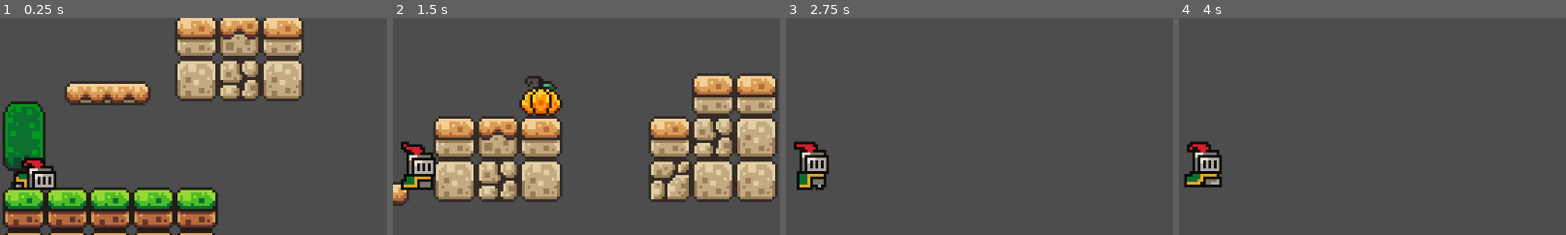
Above: before the commit, frames 1-4 (left to right).
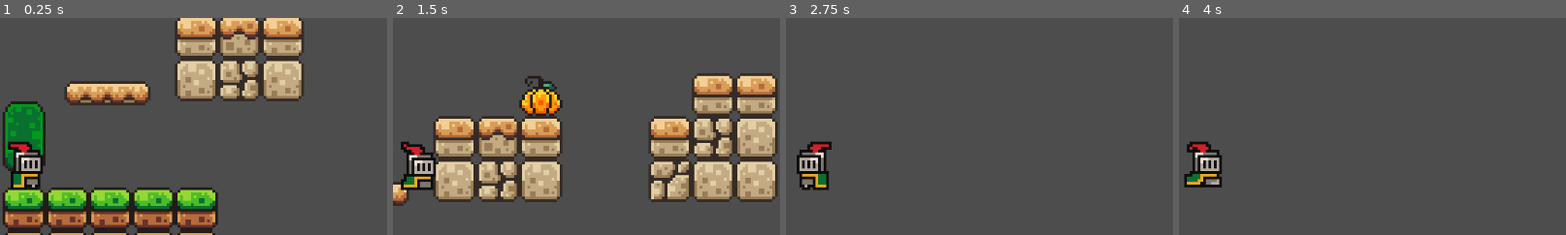
Above: after the commit, the same moments.

Repository: dali-333/platformertutorial
Game: Godot game, scene res://levels/level_1.tscn
Two runs of this game, one before a commit and one after it. Both use one fixed random seed, a clock stepped at 60 frames per second and the inputs below.
Inputs:
- Up to frame 1 (0.25 s): no input
- Up to frame 2 (1.5 s): tap Enter (ui_accept) at 0.5, 0.77 s; hold Right (ui_right) from 0.53 s (still down)
- Up to frame 3 (2.75 s): tap Enter (ui_accept) at 1.52 s; release Right (ui_right) at 2.03 s; hold Left (ui_left) from 2.03 s (still down)
- Up to frame 4 (4 s): release Left (ui_left) at 2.78 s; hold Right (ui_right) from 2.78 s (still down); tap Enter (ui_accept) at 3.02, 3.77 s
The pictures show only the part of the screen within x 20-70%, y 18-68%; the shares and areas given below are measured in that part.

The runs differ from the first frame. In frame 1, 1.7% of the frame differs, in the area x 2-15%, y 56-80%; in frame 2, nothing differs; in frame 3, 1.4%; in frame 4, nothing differs.

Commit message:
Update player.gd

Diff:
--- a/player/player.gd
+++ b/player/player.gd
@@ -23,10 +23,13 @@
 	if direction:
 		velocity.x = direction * SPEED
 		if (direction < 0):
-			animation.flip_h
+			animation.set_flip_h(true)
+		else:
+			animation.set_flip_h(false)
 		animation.play("running")
 
 	else:
 		velocity.x = move_toward(velocity.x, 0, SPEED)
+		animation.play("idle")
 
 	move_and_slide()
